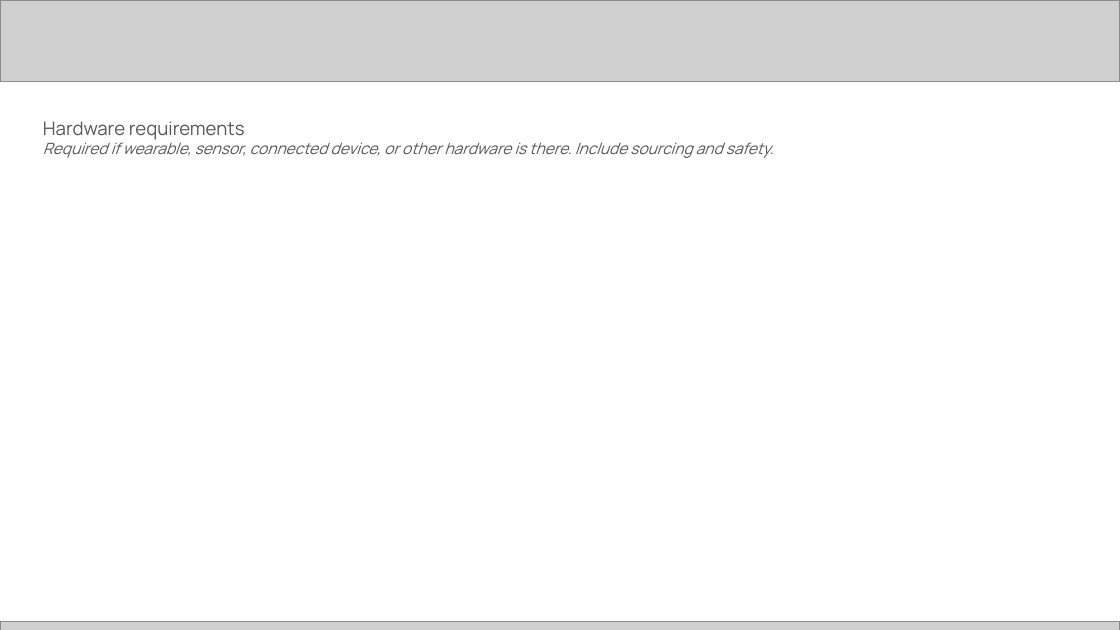
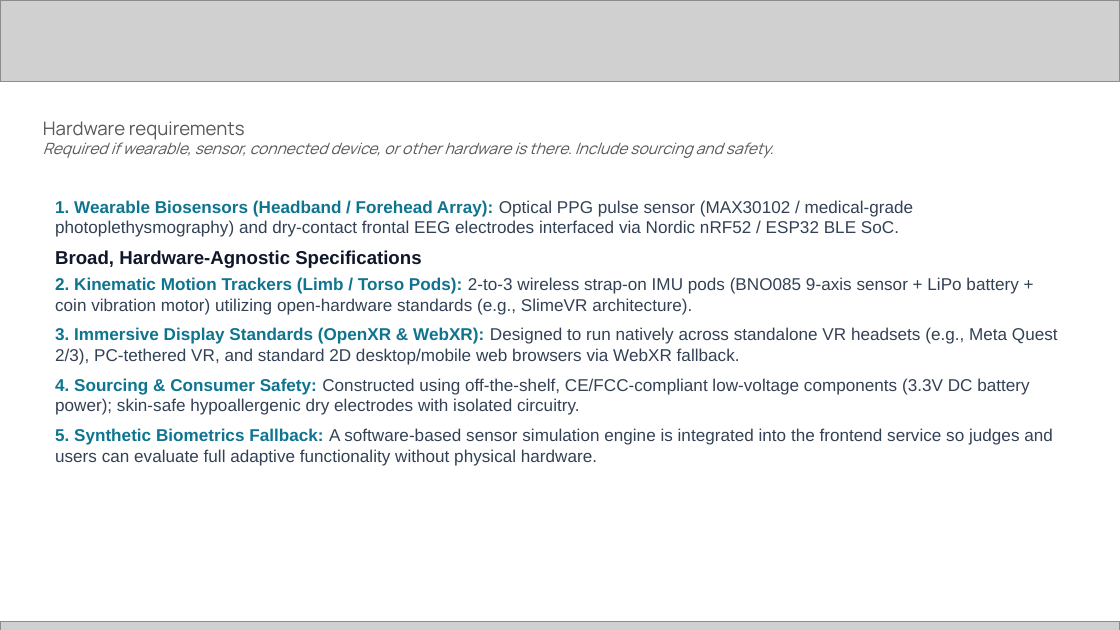
Before and after one commit to chiraghs/Neuro-Kinetic-Behavioral-Health-System, a slide deck: slide 10 of [PUB] Future Health Digital Innovation Challenge | Submission Template.pptx. Drawn at 1120x630 pixels with LibreOffice and Linux fonts; fonts in the diff are those of the drawing; grey boxes stand for pictures. Boxes give left, top, right and bottom in pixels: in the first picture for what was removed or moved away, otherwise in the second. Text is boxed around its words. In the diff, an @@ line names an element or a change of style, - is before the commit and + after.

```diff
--- a/[PUB] Future Health Digital Innovation Challenge | Submission Template.pptx
+++ b/[PUB] Future Health Digital Innovation Challenge | Submission Template.pptx
@@ text added at (55,200,1058,466), 11 pt, text #334155 @@
+1. Wearable Biosensors (Headband / Forehead Array): Optical PPG pulse sensor (MAX30102 / medical-grade photoplethysmography) and dry-contact frontal EEG electrodes interfaced via Nordic nRF52 / ESP32 BLE SoC.
+Broad, Hardware-Agnostic Specifications
+2. Kinematic Motion Trackers (Limb / Torso Pods): 2-to-3 wireless strap-on IMU pods (BNO085 9-axis sensor + LiPo battery + coin vibration motor) utilizing open-hardware standards (e.g., SlimeVR architecture).
+3. Immersive Display Standards (OpenXR & WebXR): Designed to run natively across standalone VR headsets (e.g., Meta Quest 2/3), PC-tethered VR, and standard 2D desktop/mobile web browsers via WebXR fallback.
+4. Sourcing & Consumer Safety: Constructed using off-the-shelf, CE/FCC-compliant low-voltage components (3.3V DC battery power); skin-safe hypoallergenic dry electrodes with isolated circuitry.
+5. Synthetic Biometrics Fallback: A software-based sensor simulation engine is integrated into the frontend service so judges and users can evaluate full adaptive functionality without physical hardware.
```
Also in this commit, not shown: 13 other slides changed, 2 slides added, 2 slides removed, 1 other file.
